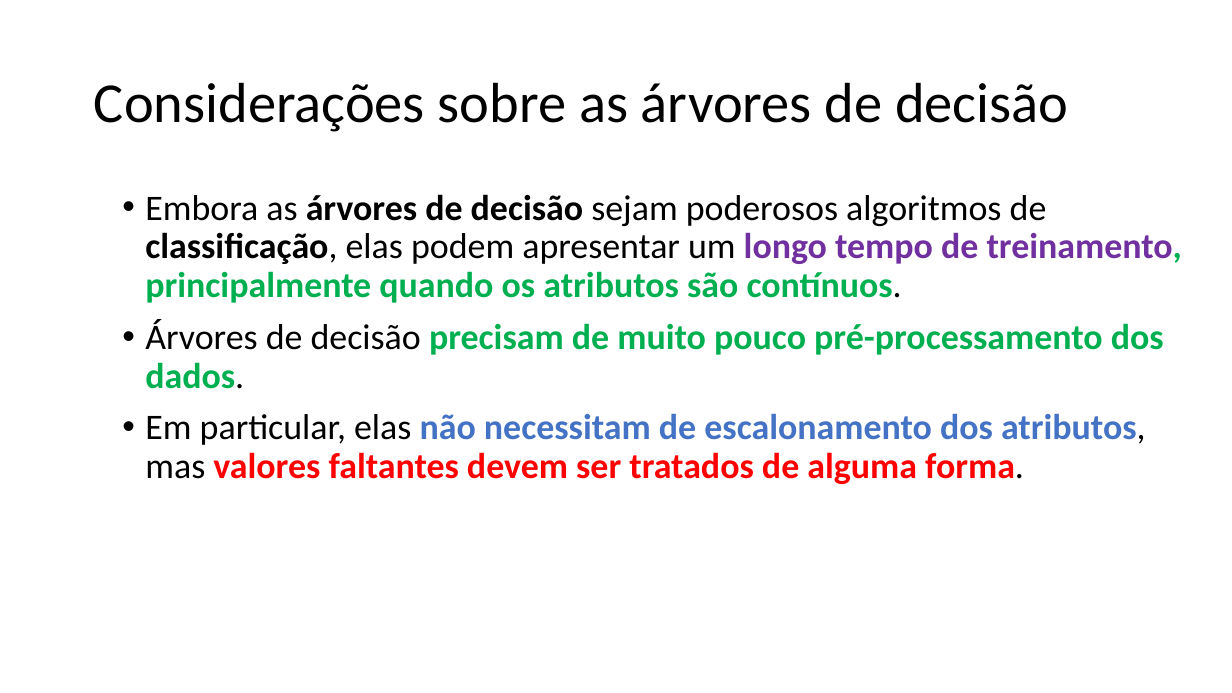
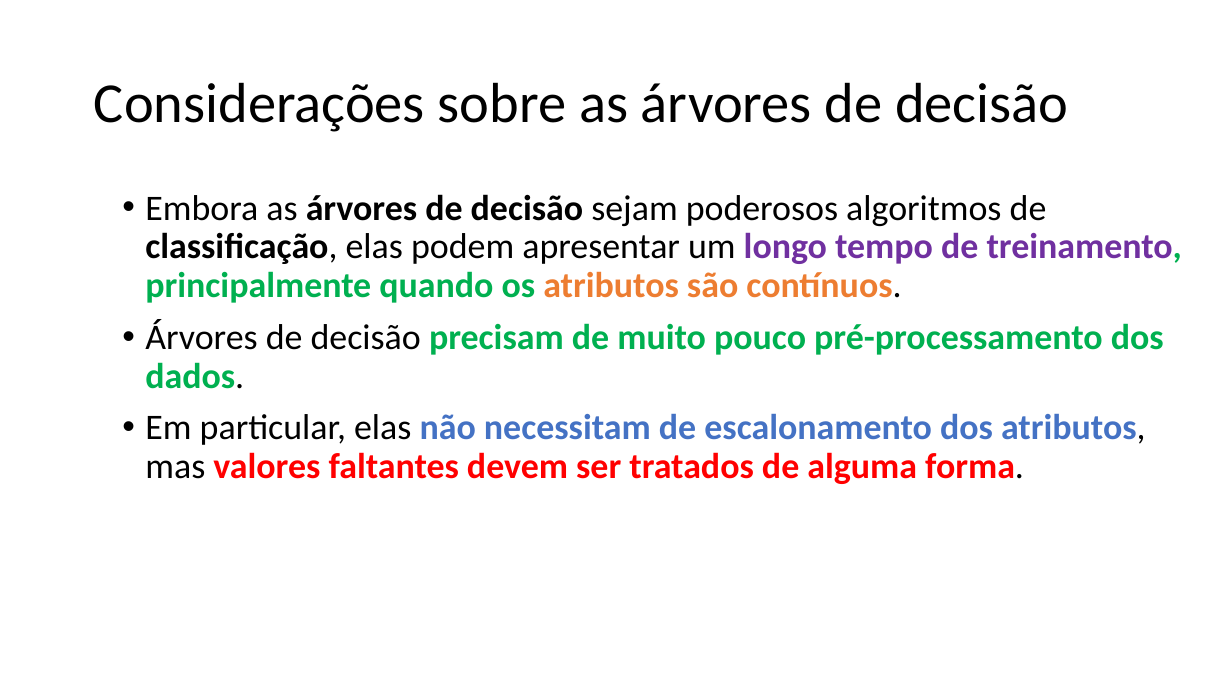
Before and after one commit to zz4fap/c24_inteligencia_artificial, a slide deck: slide 57 of slides/C24_Árvores_de_decisão.pptx. Drawn at 1232x693 pixels with LibreOffice and Linux fonts; fonts in the diff are those of the drawing. Boxes give left, top, right and bottom in pixels: in the first picture for what was removed or moved away, otherwise in the second. Text is boxed around its words. In the diff, an @@ line names an element or a change of style, - is before the commit and + after.

```diff
--- a/slides/C24_Árvores_de_decisão.pptx
+++ b/slides/C24_Árvores_de_decisão.pptx
@@ text at bbox=[145, 194, 1182, 303]: text colour #00B050 to #ED7D31 in "atributos são contínuos." @@
```
Also in this commit, not shown: 7 other slides changed, 1 other file.
